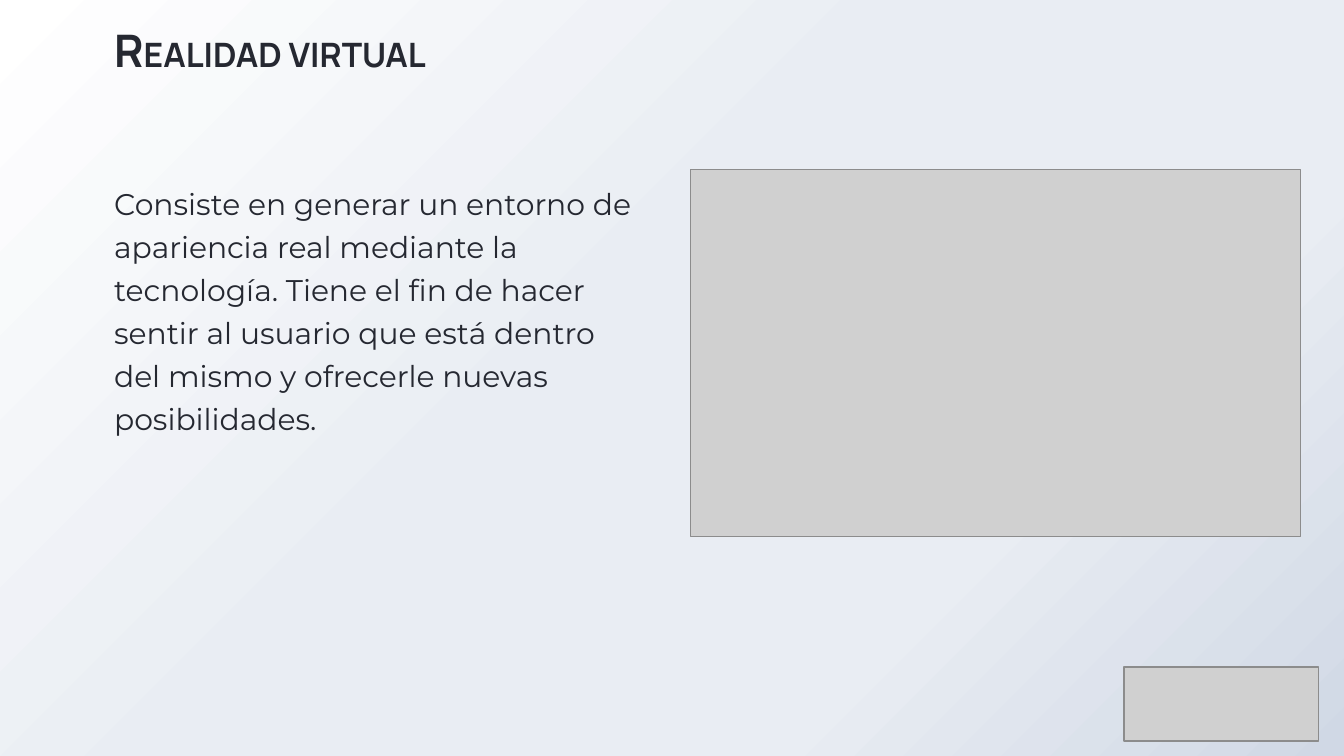
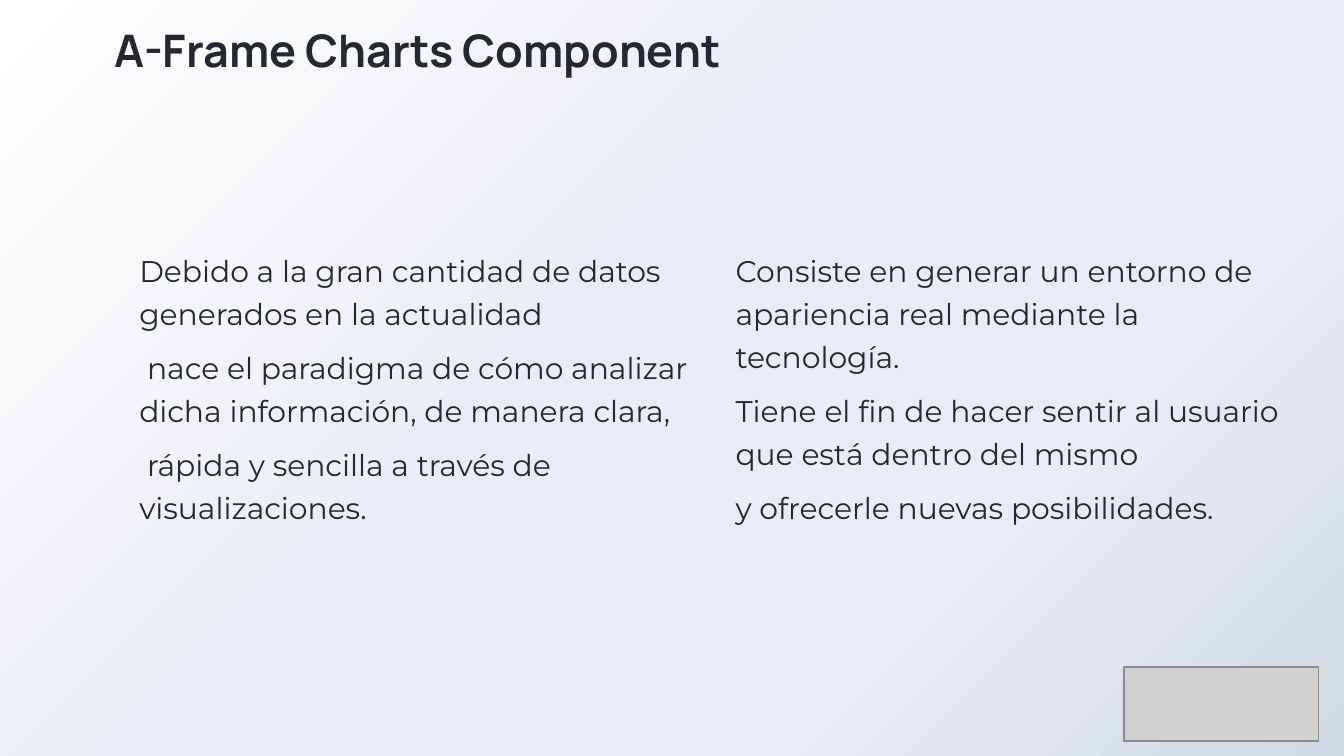
Before and after one commit to adrixp/MemoriaTFG-AdrianPizarroSerrano, a slide deck: slide 10 of PresentaciónTFG_Adrián_Pizarro_Serrano.pptx (slide 4 before the commit). Drawn at 1344x756 pixels with LibreOffice and Linux fonts; fonts in the diff are those of the drawing; grey boxes stand for pictures; background and template pictures are left out. Boxes give left, top, right and bottom in pixels: in the first picture for what was removed or moved away, otherwise in the second. Text is boxed around its words. In the diff, an @@ line names an element or a change of style, - is before the commit and + after.

```diff
--- a/PresentaciónTFG_Adrián_Pizarro_Serrano.pptx
+++ b/PresentaciónTFG_Adrián_Pizarro_Serrano.pptx
@@ text at [114, 34, 721, 78]: text changed; size 18 to 24 pt @@
-REALIDAD VIRTUAL
+A-Frame Charts Component
@@ picture removed at [691, 169, 1301, 536] @@
@@ text added at [139, 260, 687, 519], 16 pt, text #252831 @@
+Debido a la gran cantidad de datos generados en la actualidad
+nace el paradigma de cómo analizar dicha información, de manera clara,
+rápida y sencilla a través de visualizaciones.
@@ text at [736, 260, 1279, 525]: text changed @@
-Consiste en generar un entorno de apariencia real mediante la tecnología. Tiene el fin de hacer sentir al usuario que está dentro del mismo y ofrecerle nuevas posibilidades.
+Consiste en generar un entorno de apariencia real mediante la tecnología.
+Tiene el fin de hacer sentir al usuario que está dentro del mismo
+y ofrecerle nuevas posibilidades.
```
Also in this commit, not shown: 3 other slides changed, 2 slides added, 1 slide removed.
